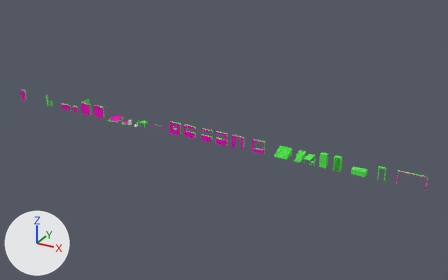
What one commit did to the Blender file gabaritsSetBase.blend.
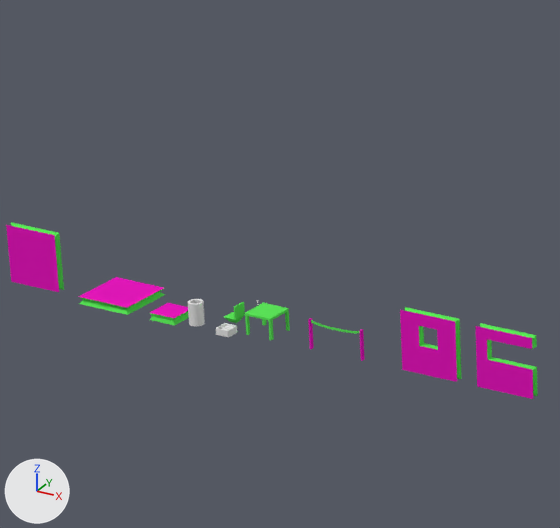
There are two pictures of each version: one whole from a 50 mm camera at (76.3, -97.5, 49.9) aimed at (20.3, 4.4, -1.0), one close up on the part from 21% to 45% of the width and 22% to 59% of the height. Every picture has the same lights, and +X, +Y and +Z are marked at lower left.

Objects in the first close-up: 'Cylinder', 'barrier', 'drink', 'floor128', 'floor256', 'table', 'toilet', 'wall256', 'windowSmall', 'windowTriLeft'.
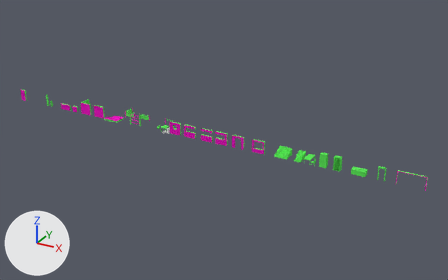
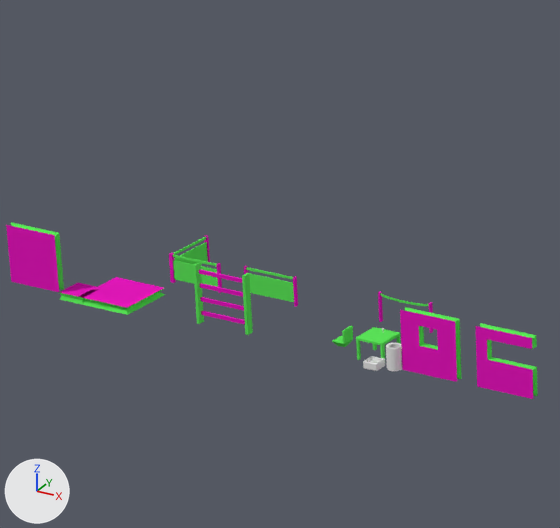
The edits, one by one:
Material 'Material.046' (mat_material_046) is new.
Its base color is (0.11, 0.8, 0.103) (green #5de75a).
Material 'Material.047' (mat_material_047) is new.
Its base color is (0.8, 0.00903, 0.513) (pink #e718be).
Material 'Material.045' (mat_material_045) is new.
Its base color is (0.8, 0.00903, 0.513) (pink #e718be).
Material 'Material.044' (mat_material_044) is new.
Its base color is (0.11, 0.8, 0.103) (green #5de75a).
Material 'Material.040' (mat_material_040) is new.
Its base color is (0.11, 0.8, 0.103) (green #5de75a).
Material 'Material.041' (mat_material_041) is new.
Its base color is (0.8, 0.00903, 0.513) (pink #e718be).
me_cube_021 is used by ob_barrier; location (5.59, 0.0, 0.0); scale (1.0, 1.0, 0.5).
me_cube_021 had 148 vertices, 146 faces and spanned x 0.0..2.53, y 0.0..0.16, z 0.0..2.56.
me_cube_021 now has 100 vertices, 94 faces and spans x 0.0..2.56, y 0.0..2.56, z 0.0..1.28.
me_cube_021 part 1: a new loose piece of 38 vertices spanning x 0.0..0.16, y 0.08..2.56, z 0.0..1.28.
Part 2, on me_cube_021:
146 vertices are removed from x 0.0..2.53, y 0.0..0.16, z 0.0..2.56.
146 faces are deleted.
34 vertices are added at x 0.0..2.56, y 0.0..0.11, z 0.0..1.28.
13 new vertices lie (0.0, 0.16, 0.0) away from vertices in x 0.0..2.56, y 0.0, z 0.0..1.28.
6 new vertices lie (0.16, 0.0, 0.0) away from vertices in x 0.0, y 0.0..0.16, z 0.14..1.15.
6 new vertices lie (-0.08, 0.0, 0.0) away from vertices in x 2.56, y 0.0..0.16, z 0.2..1.15.
52 new faces join them, mat_material_002 (pink #e718be).
8 new faces join them, mat_material_000 (green #5de75a).
Mesh me_cube_036 is new.
It has 204 vertices, 206 faces and spans x 0.0..2.56, y 0.0..0.32, z 0.0..2.56.
Faces by material slot: [190, 16].
It uses material mat_material_046 (green #5de75a).
It uses material mat_material_047 (pink #e718be).
Mesh me_cube_035 is new.
It has 61 vertices, 60 faces and spans x 0.0..2.56, y 0.0..0.16, z 0.0..1.28.
Faces by material slot: [8, 52].
It uses material mat_material_044 (green #5de75a).
It uses material mat_material_045 (pink #e718be).
Mesh me_cube_033 is new.
It has 148 vertices, 146 faces and spans x 0.0..2.53, y 0.0..0.16, z 0.0..2.56.
Faces by material slot: [116, 30].
It uses material mat_material_040 (green #5de75a).
It uses material mat_material_041 (pink #e718be).
Object 'Cylinder' (ob_cylinder) moves from (0.0, 0.0, 0.0) to (9.67, 0.0, 0.0).
Object 'drink' (ob_drink) moves from (1.42, 0.0, 0.0) to (8.59, 0.0, 0.0).
Object 'barrier' (ob_barrier) is rescaled from (1.0, 1.0, 0.5) to (1.0, 1.0, 1.0).
Object 'barrier' (ob_barrier) moves from (5.59, 0.0, 0.0) to (-3.74, 3.18, 0.0).
Object 'table' (ob_table) moves from (2.45, 0.0, 0.0) to (7.85, 0.0, 0.0).
Object 'floor128' (ob_floor128) moves from (-2.44, 0.0, 0.0) to (-7.15, 0.0, 0.0).
Object 'toilet' (ob_toilet) moves from (1.36, 0.0, 0.0) to (6.66, 0.0, 0.0).
Object 'wall256.003' (ob_wall256_003) is new; it shows me_cube_036.
Its location is (0.0, 0.0, 0.0).
Object 'barrier.003' (ob_barrier_003) is new; it shows me_cube_035.
Its location is (-0.08, 3.47, 0.0).
Object 'barrier.001' (ob_barrier_001) is new; it shows me_cube_033.
Its location is (6.41, 3.76, 0.0).
Its scale is (1.0, 1.0, 0.5).

What differs and where, as boxes [x1, y1, x2, y2] in the close-ups (560 x 528 px):
'barrier', reshaped, moved, rescaled (7% narrower, 34% taller)
    before: [308, 318, 365, 361]
    after: [169, 235, 222, 293]
'wall256.003', added
    after: [193, 263, 253, 335]
'table', moved
    before: [245, 303, 290, 340]
    after: [356, 327, 401, 360]
'floor128', moved
    before: [149, 303, 189, 326]
    after: [59, 283, 101, 305]
'barrier.003', added (green)
    after: [244, 266, 298, 307]
'Cylinder', moved
    before: [188, 299, 205, 326]
    after: [386, 343, 402, 371]
'toilet', moved
    before: [224, 302, 245, 323]
    after: [332, 326, 353, 347]
'drink', moved
    before: [216, 323, 238, 338]
    after: [363, 356, 385, 371]
'barrier.001', added
    after: [378, 291, 433, 333]
part 1 of me_cube_021, added (green)
    after: [174, 235, 210, 265]
part 2 of me_cube_021, cut back
    before: [308, 318, 365, 361]
    after: [169, 253, 222, 293]
